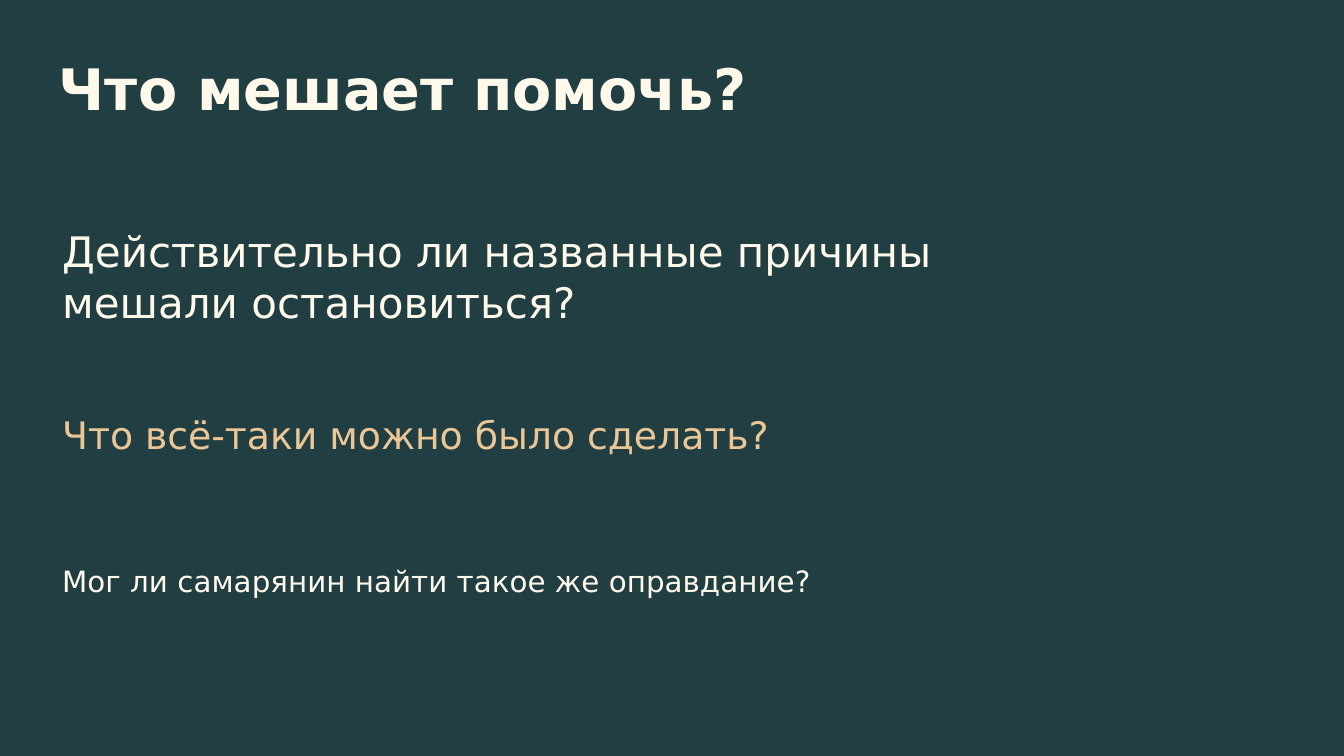
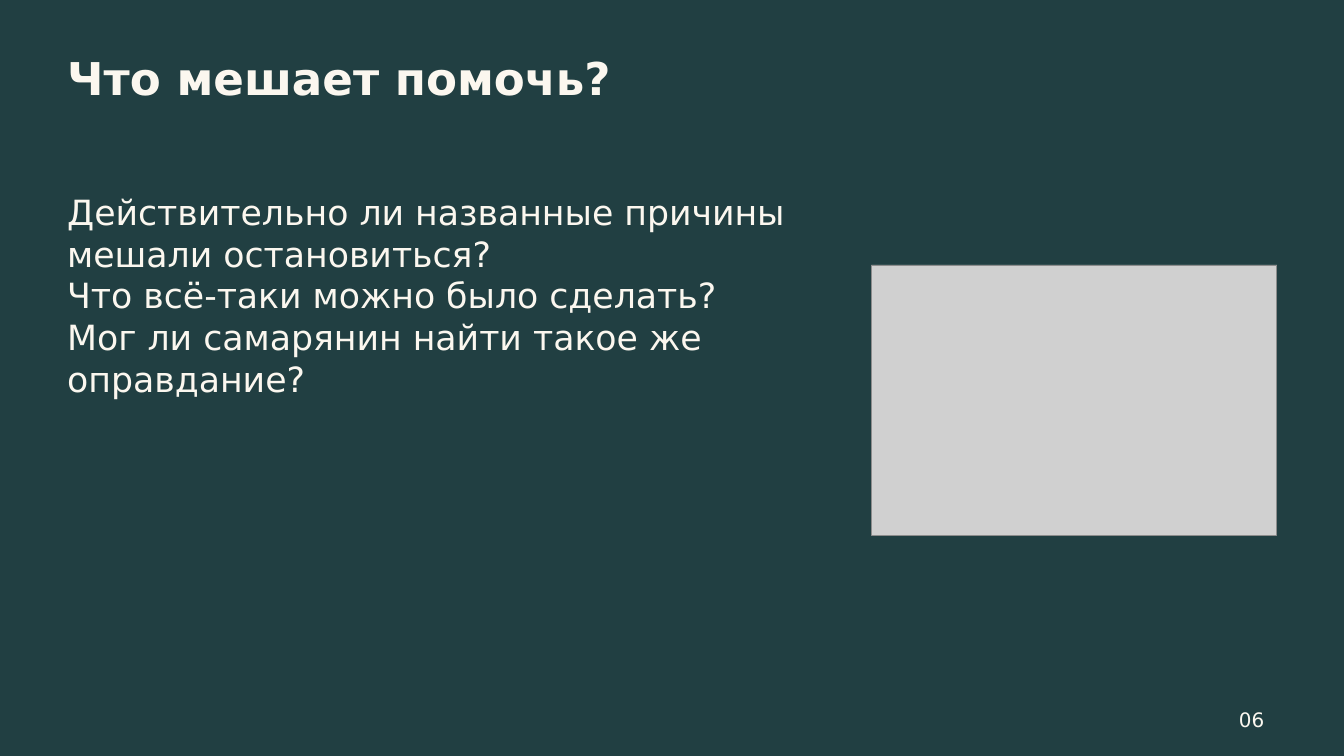
Before and after one commit to VAtapin/lessons, a slide deck: slide 6 of assets/lessons/kto-moi-blizhnii/presentation-ru.pptx. Drawn at 1344x756 pixels with LibreOffice and Linux fonts; fonts in the diff are those of the drawing; grey boxes stand for pictures. Boxes give left, top, right and bottom in pixels: in the first picture for what was removed or moved away, otherwise in the second. Text is boxed around its words. In the diff, an @@ line names an element or a change of style, - is before the commit and + after.

```diff
--- a/assets/lessons/kto-moi-blizhnii/presentation-ru.pptx
+++ b/assets/lessons/kto-moi-blizhnii/presentation-ru.pptx
@@ text "Что мешает помочь?": place and size @@
-text "Что мешает помочь?" at bbox=[59, 67, 746, 111]
+text "Что мешает помочь?" at bbox=[67, 61, 611, 96]
@@ text "Что мешает помочь?" at bbox=[67, 61, 611, 96]: size 51 to 40.3 pt, text colour #FFF9EB to #FBF7EF @@
@@ text at bbox=[67, 198, 784, 313]: paragraphs added @@
+Действительно ли названные причины
+мешали остановиться?
+Что всё-таки можно было сделать?
@@ text "Действительно ли названные причины": place and size @@
-text "Действительно ли названные причины" at bbox=[62, 569, 810, 598]
+text "Действительно ли названные причины" at bbox=[67, 198, 784, 399]
@@ text removed at bbox=[62, 235, 931, 319] @@
-Действительно ли названные причины
-мешали остановиться?
@@ picture added at bbox=[872, 265, 1277, 535] @@
@@ text at bbox=[67, 323, 702, 399]: size 26.2 to 30.9 pt, text colour #FFF9EB to #FBF7EF in "Мог ли самарянин найти такое же оправдание?" @@
@@ text removed at bbox=[62, 420, 769, 455] @@
-Что всё-таки можно было сделать?
@@ text added at bbox=[1239, 712, 1264, 728], 17.8 pt, text #FBF7EF @@
+06
```
Also in this commit, not shown: 2 other slides changed, 45 other files.
